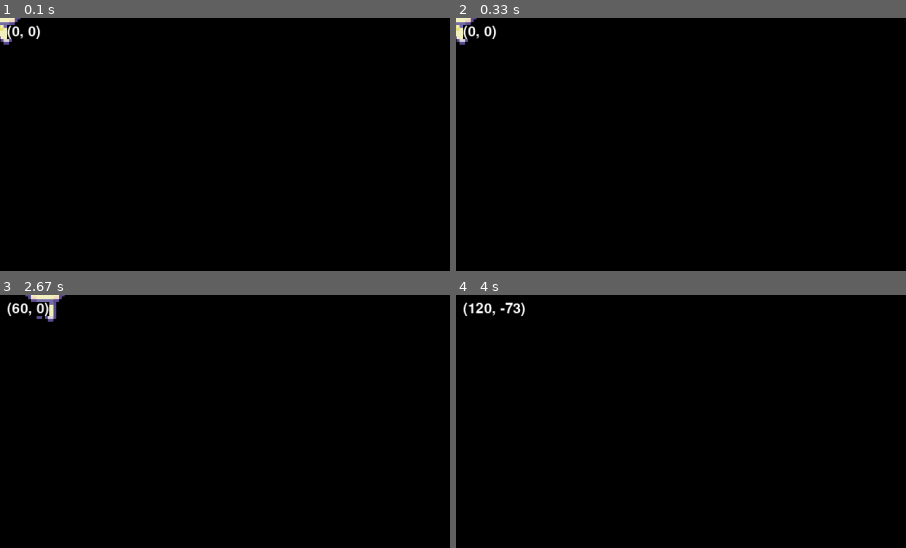
Above: before the commit, frames 1-4 (two rows, left to right).
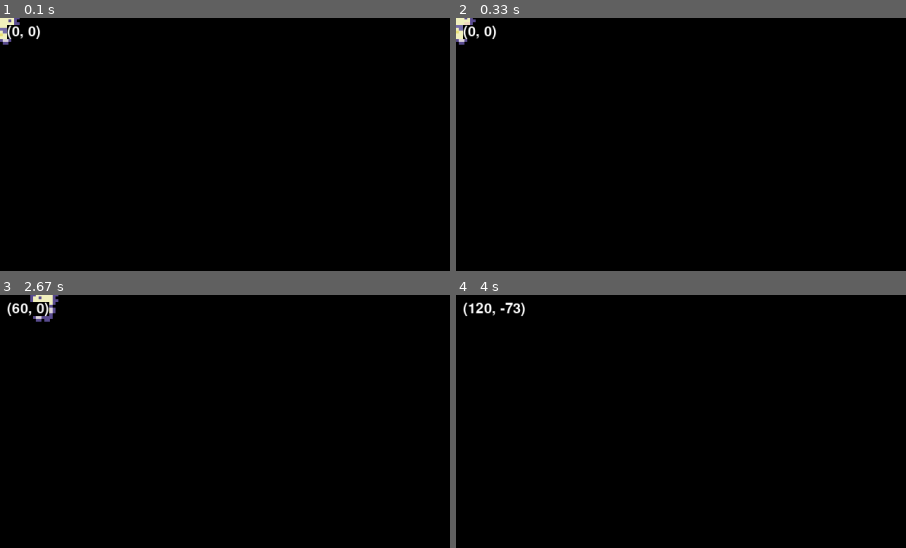
Above: after the commit, the same moments.

Repository: guanghui28/Stardew_Valley_pygame
Game: pygame game, started from code/main.py
Two runs of this game, one before a commit and one after it. Both use one fixed random seed, a clock stepped at 60 frames per second and the inputs below.
Inputs:
- Up to frame 1 (0.1 s): no input
- Up to frame 2 (0.33 s): no input
- Up to frame 3 (2.67 s): hold Right 0.33-0.8 s; hold Up 0.83-1.13 s; hold Right 1.17-1.63 s; hold Left 1.67-2.2 s; hold Down 2.23-2.53 s; hold Left from 2.57 s (still down)
- Up to frame 4 (4 s): release Left at 2.97 s; hold Up 3-3.37 s; hold Right from 3.4 s (still down)
The pictures show only the part of the screen within x 0-50%, y 0-50%; the shares and areas given below are measured in that part.

The runs differ from the first frame. In frame 1, 0.1% of the frame differs, in the area x 0-5%, y 0-11%; in frame 2, 0.1%; in frame 3, 0.3%, in the area x 5-15%, y 0-11%; in frame 4, nothing differs.

Commit message:
animating player

Diff:
--- a/code/player.py
+++ b/code/player.py
@@ -7,7 +7,7 @@
         super().__init__(group)
 
         self.import_assets()
-        self.status = 'down_axe'
+        self.status = 'down_idle'
         self.frame_index = 0
 
         # general setup
@@ -29,24 +29,41 @@
             path = f'../graphics/character/{animation}'
             self.animations[animation] = import_folder(path)
 
+    def animate(self, dt):
+        self.frame_index += 4 * dt
+        if self.frame_index >= len(self.animations[self.status]):
+            self.frame_index = 0
+        self.image = self.animations[self.status][int(self.frame_index)]
+
     def get_input(self):
         keys = pygame.key.get_pressed()
 
         # vertical movement
         if keys[pygame.K_UP]:
             self.direction.y = -1
+            self.status = 'up'
         elif keys[pygame.K_DOWN]:
             self.direction.y = 1
+            self.status = 'down'
         else:
             self.direction.y = 0
 
         # horizontal movement
         if keys[pygame.K_RIGHT]:
             self.direction.x = 1
+            self.status = 'right'
         elif keys[pygame.K_LEFT]:
             self.direction.x = -1
+            self.status = 'left'
         else:
             self.direction.x = 0
+
+    def get_status(self):
+        # idle
+        if not 'idle' in self.status and self.direction.magnitude() == 0:
+            self.status += '_idle'
+
+        # tool use
 
     def movement(self, dt):
         # normalizing a vector
@@ -63,3 +80,5 @@
     def update(self, dt):
         self.get_input()
         self.movement(dt)
+        self.animate(dt)
+        self.get_status()
